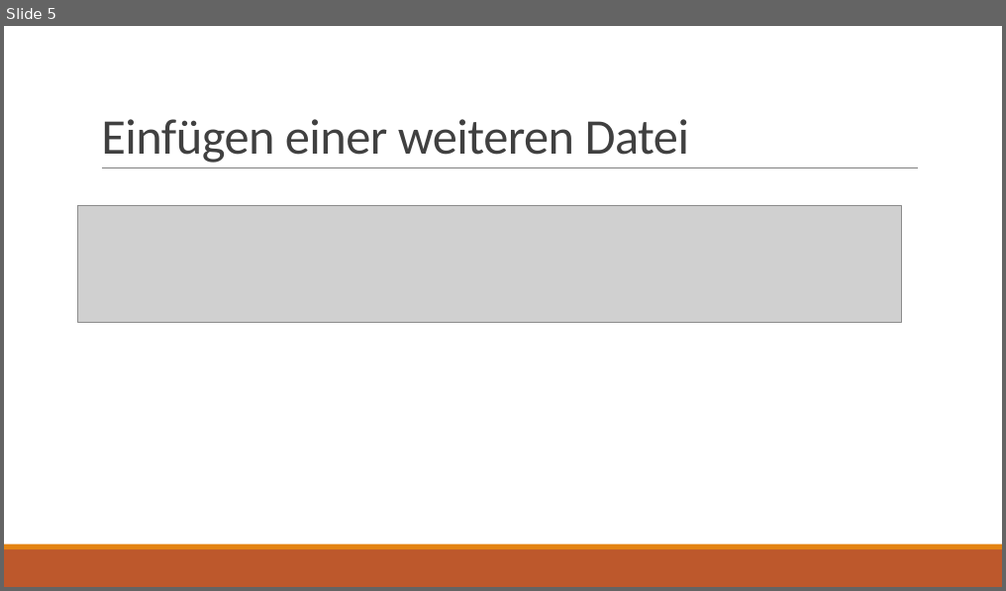
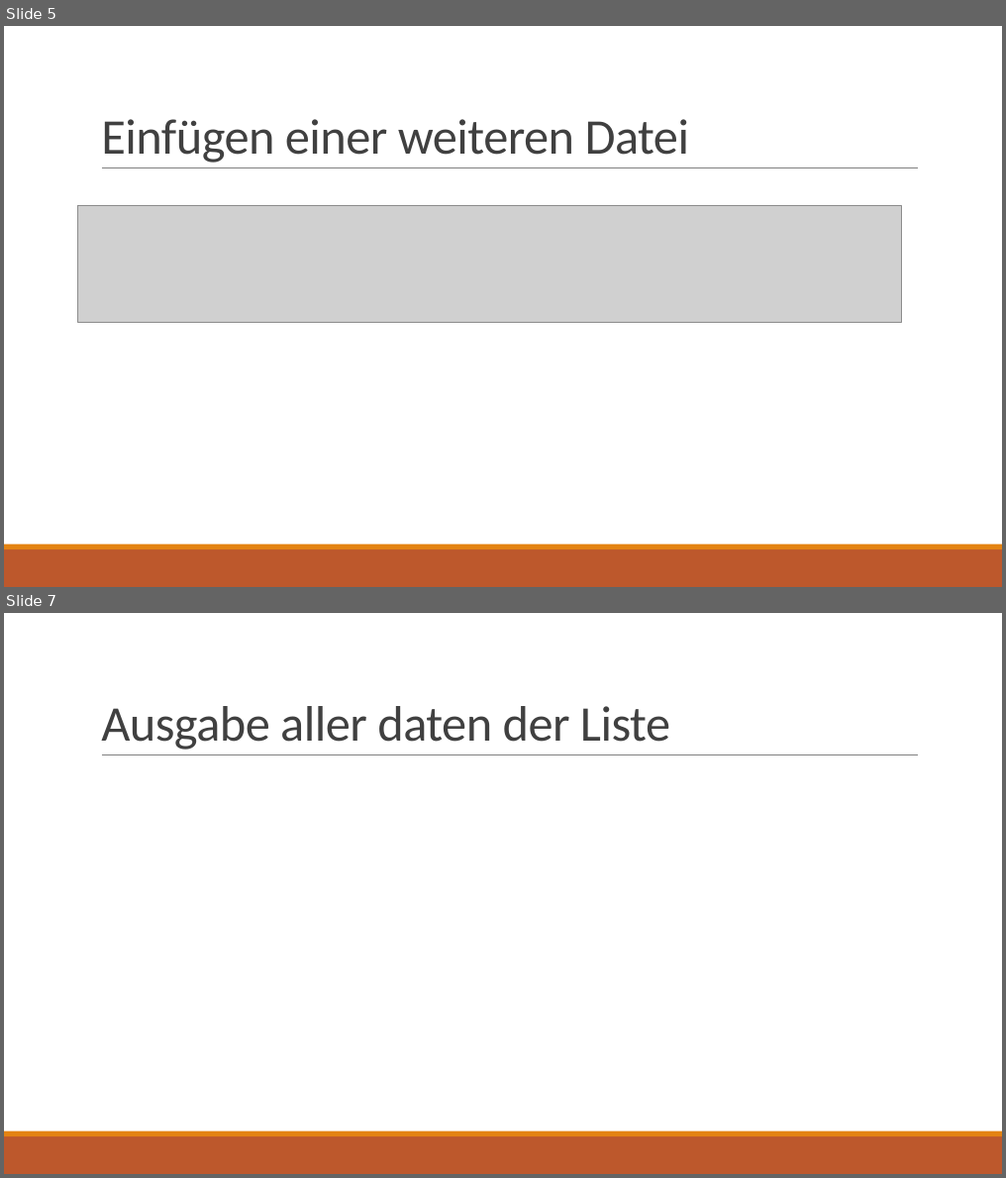
Before and after one commit to Paul-Krenmayr/Krenmayr-Kasieczka-LinkedList-2022, a slide deck: LinktList.pptx. Shown one above the other, each under a label of ours: slide 5 before the commit, slides 5 and 7 after it; the slides between them are not shown. The pictures are 1006x591 and 1006x1178 pixels, drawn with LibreOffice and Linux fonts; fonts in the diff are those of the drawing; grey boxes stand for pictures. Boxes give left, top, right and bottom in pixels: in the first picture for what was removed or moved away, otherwise in the second. Text is boxed around its words. In the diff, an @@ line names an element or a change of style, - is before the commit and + after.

```diff
--- a/LinktList.pptx
+++ b/LinktList.pptx
@@ slide 7 added at <box>4,613,1002,1174</box>, background #FFFFFF; not listed: 3 template elements that a slide beside it also shows @@
@@ title added at <box>101,706,670,750</box>, 48 pt, text #404040 @@
+Ausgabe aller daten der Liste
```
Also in this commit, not shown: 9 other slides added, 1 slide removed.
